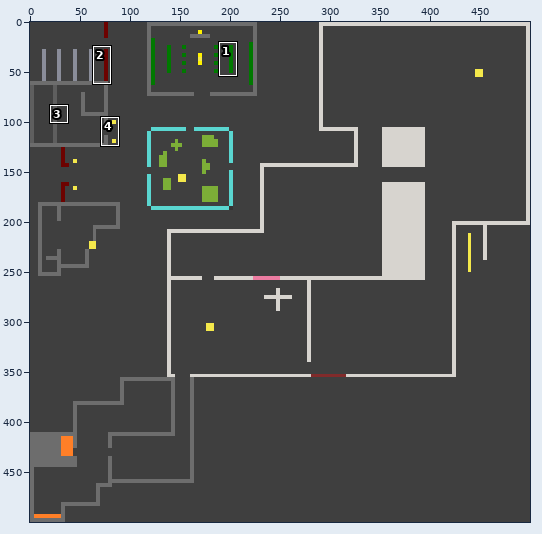
Sprite sheet: fondo.png. Above, an overview of the earlier version with the close-up marked.
Close-up. Before the edit:
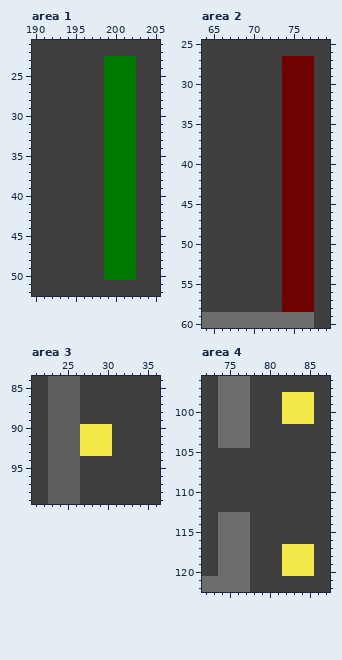
The file is 500x500 pixels. Colours within 5 levels of each other are drawn and written as one. Shown: area 1: x 190..205, y 21..52; area 2: x 64..79, y 25..60; area 3: x 21..36, y 84..99; area 4: x 72..87, y 96..122. The commit also changed other parts of the picture, which this record leaves out.
Now the later version:
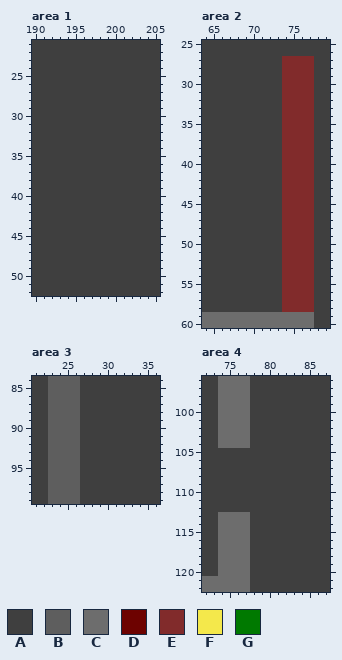
Palette (. is transparent): A #3f3f3f  B #5e5e5e  C #6d6d6d  D #6d0200  E #812b2b  F #f4e84b  G #007900
The edit:
Changed rows in their new state; - is an unchanged pixel.
Area 1:
first column x 199:
23 AAAA
24 AAAA
25 AAAA
26 AAAA
27 AAAA
28 AAAA
29 AAAA
30 AAAA
31 AAAA
32 AAAA
33 AAAA
34 AAAA
35 AAAA
36 AAAA
37 AAAA
38 AAAA
39 AAAA
40 AAAA
41 AAAA
42 AAAA
43 AAAA
44 AAAA
45 AAAA
46 AAAA
47 AAAA
48 AAAA
49 AAAA
50 AAAA
Area 2:
first column x 74:
27 EEEE
28 EEEE
29 EEEE
30 EEEE
31 EEEE
32 EEEE
33 EEEE
34 EEEE
35 EEEE
36 EEEE
37 EEEE
38 EEEE
39 EEEE
40 EEEE
41 EEEE
42 EEEE
43 EEEE
44 EEEE
45 EEEE
46 EEEE
47 EEEE
48 EEEE
49 EEEE
50 EEEE
51 EEEE
52 EEEE
53 EEEE
54 EEEE
55 EEEE
56 EEEE
57 EEEE
58 EEEE
Area 3:
first column x 27:
 90 AAAA
 91 AAAA
 92 AAAA
 93 AAAA
Area 4:
first column x 82:
 98 AAAA
 99 AAAA
100 AAAA
101 AAAA
first column x 82:
117 AAAA
118 AAAA
119 AAAA
120 AAAA
